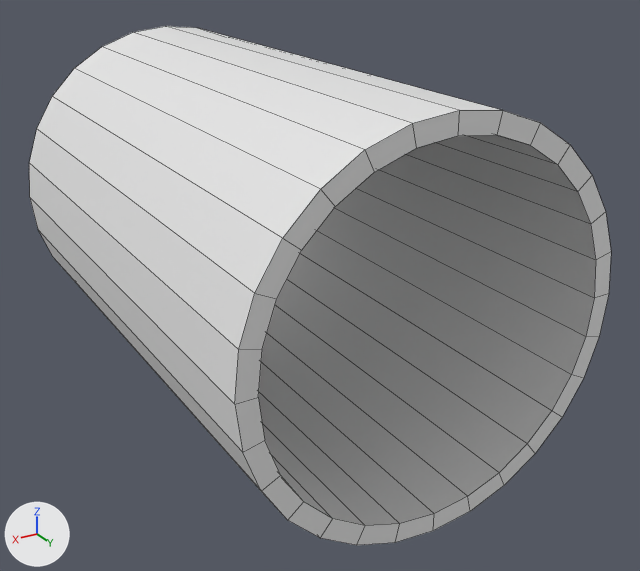
Renders of the OBJ model src/cuadc_sim/models/cuadc_tube/meshes/tube_d200_h300.obj from each side of a commit.
One viewpoint serves both versions: a 50 mm camera at (0.222, 0.265, 0.173) aimed at (-0.015, -0.129, -0.024). Lighting does not change. The marker at lower left points along +X, +Y and +Z. The older version comes first. Mesh edges are drawn as thin lines. Where no turn or scale is listed for an object, it has been applied to the vertices.

Names of what the first picture shows: 'tube_d200_h300'.
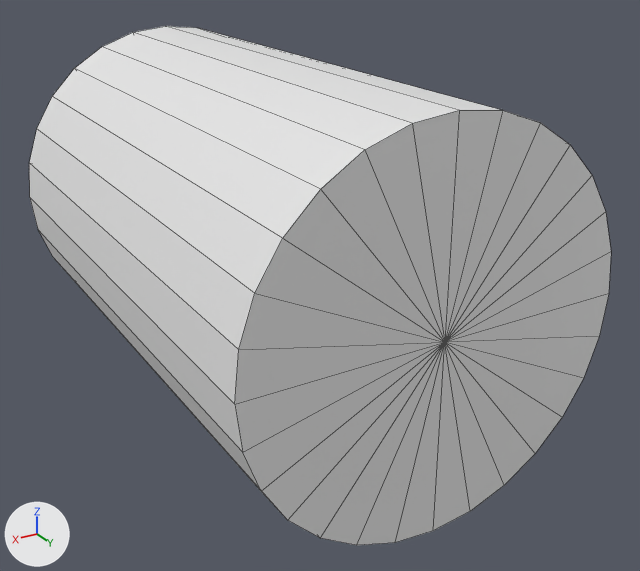
Pixel boxes (x1, y1, x2, y2) of what changed, in the pictures (640 x 571 px; the box of a moved part takes in the faces that stretch with it):
part 1 of me_tube_d200_h300, moved or reshaped: (235, 110, 611, 545) in both

What the commit changed:
me_tube_d200_h300 is used by ob_tube_d200_h300; location (0.0, 0.0, 0.0).
me_tube_d200_h300 had 112 vertices, 84 faces and spanned x -0.1..0.1, y -0.3..0.0, z -0.1..0.1.
me_tube_d200_h300 now has 114 vertices, 140 faces and spans x -0.1..0.1, y -0.3..0.0, z -0.1..0.1.
Part 1, on me_tube_d200_h300:
28 faces are deleted.
28 vertices in x -0.09..0.09, y 0.0, z -0.09..0.09 move by (0.0, -0.01, 0.0).
2 vertices are added at (0.0, 0.0, 0.0), (0.0, -0.01, 0.0).
84 new faces join them.
